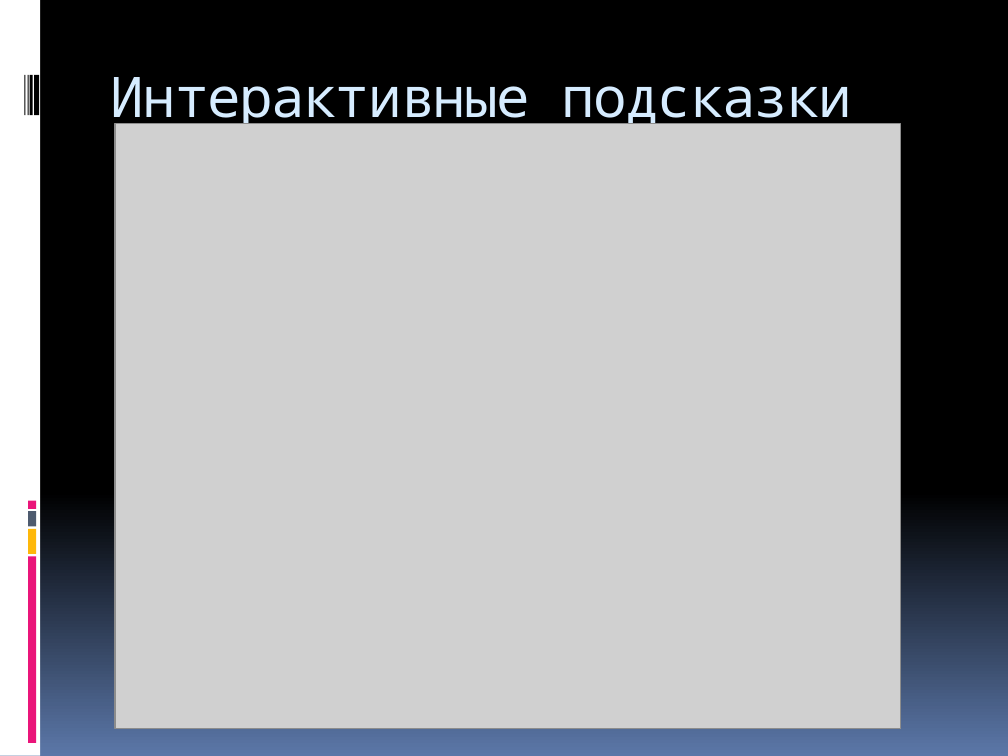
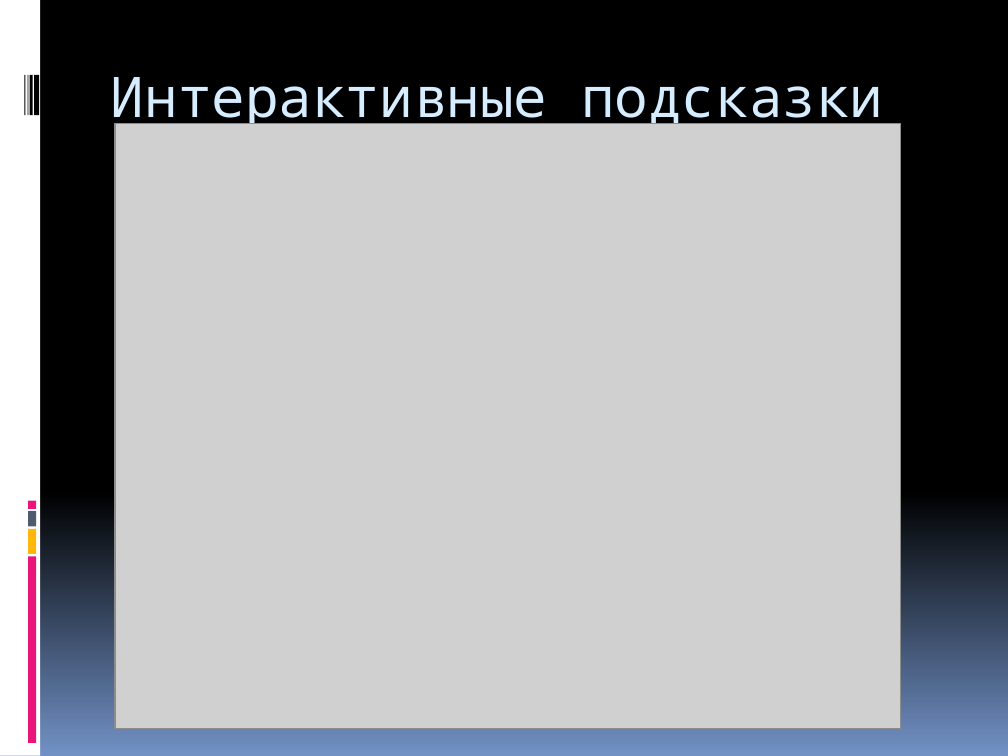
Before and after one commit to aragont/Sherlock, a slide deck: slide 6 of Игра.pptx. Drawn at 1008x756 pixels with LibreOffice and Linux fonts; fonts in the diff are those of the drawing; grey boxes stand for pictures. Boxes give left, top, right and bottom in pixels: in the first picture for what was removed or moved away, otherwise in the second. Text is boxed around its words. In the diff, an @@ line names an element or a change of style, - is before the commit and + after.

```diff
--- a/Игра.pptx
+++ b/Игра.pptx
@@ background gradient #000000 to #5B77A8 to gradient #000000 to #7191C5 @@
@@ title "Интерактивные подсказки" at (111,77,883,132): letter spacing -1 to 0 pt @@
```
Also in this commit, not shown: 5 other slides changed.
